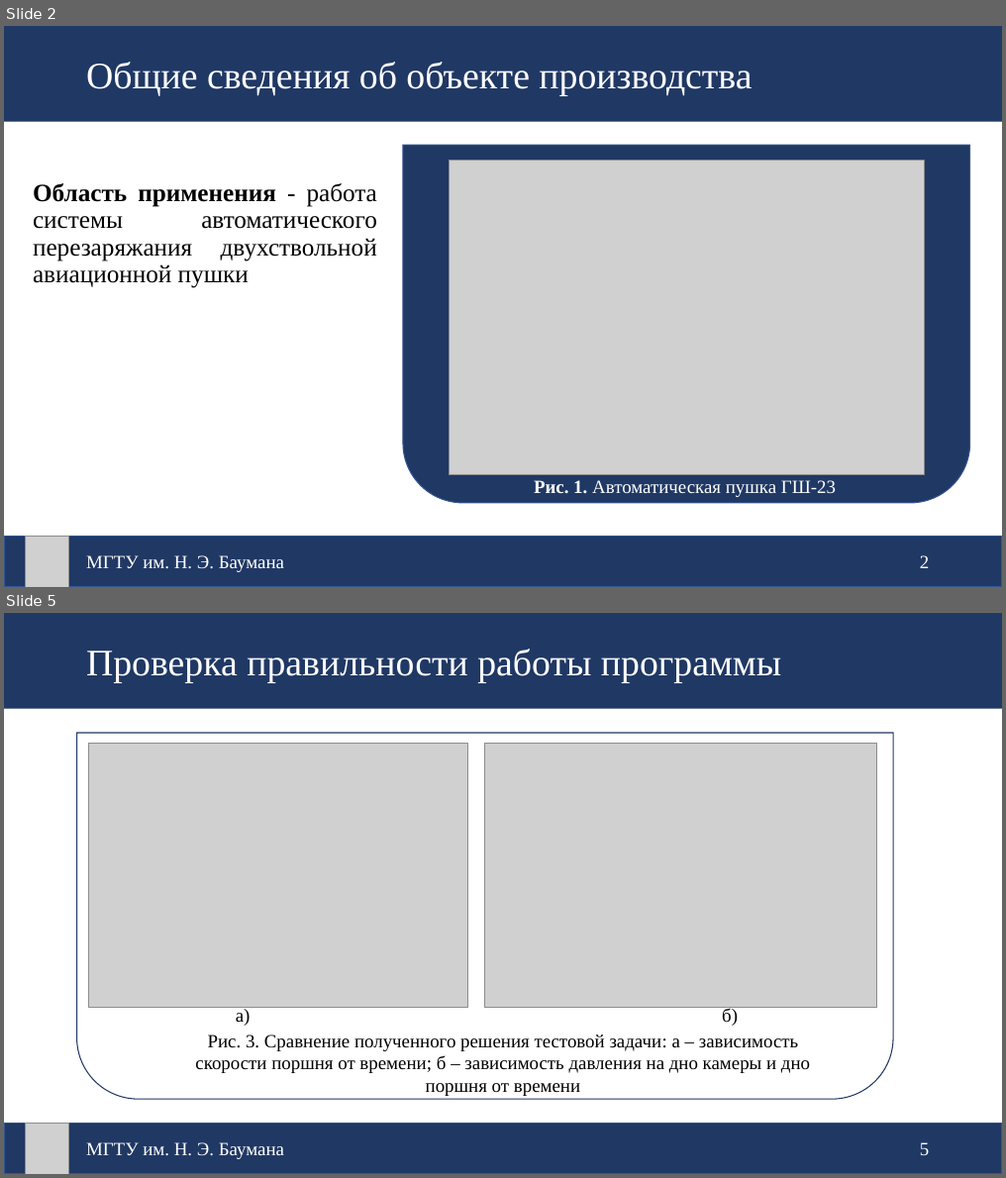
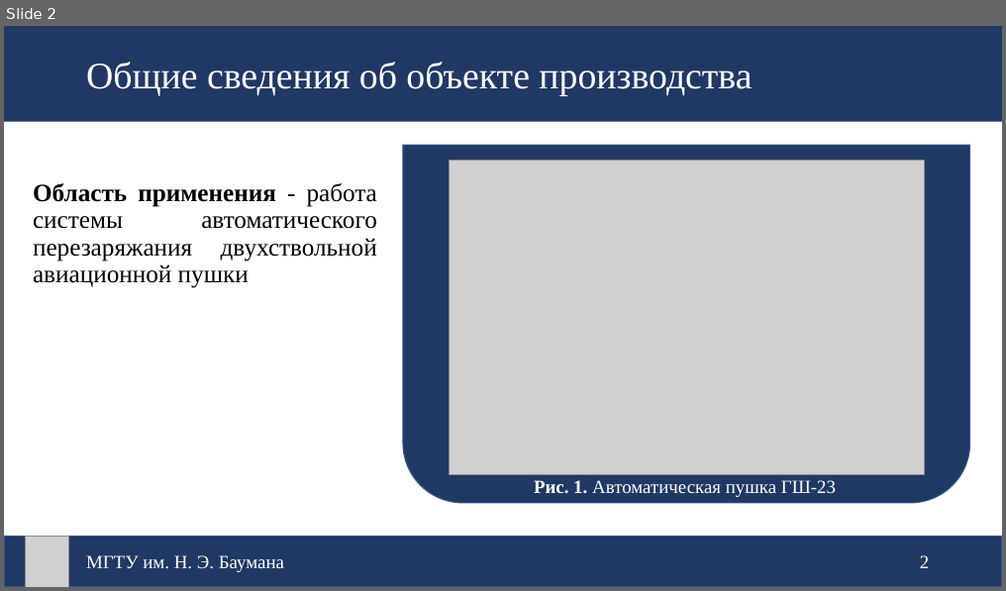
Before and after one commit to FlameDanita/CW_ProdTech, a slide deck: Защита_Широкопетлев.pptx. Shown one above the other, each under a label of ours: slides 2 and 5 before the commit, slide 2 after it; the slides between them are not shown. The pictures are 1006x1178 and 1006x591 pixels, drawn with LibreOffice and Linux fonts; fonts in the diff are those of the drawing; grey boxes stand for pictures. Boxes give left, top, right and bottom in pixels: in the first picture for what was removed or moved away, otherwise in the second. Text is boxed around its words. In the diff, an @@ line names an element or a change of style, - is before the commit and + after.

```diff
--- a/Защита_Широкопетлев.pptx
+++ b/Защита_Широкопетлев.pptx
@@ slide 5 removed at (x1=4, y1=613, x2=1002, y2=1174), background #FFFFFF @@
@@ rectangle removed at (x1=4, y1=613, x2=1002, y2=709) @@
-Проверка правильности работы программы
@@ round same rect removed at (x1=76, y1=733, x2=893, y2=1100) @@
@@ picture removed at (x1=88, y1=744, x2=467, y2=1008) @@
@@ picture removed at (x1=485, y1=744, x2=877, y2=1008) @@
@@ text removed at (x1=236, y1=1007, x2=738, y2=1026) @@
-а) б)
@@ text removed at (x1=195, y1=1035, x2=810, y2=1096) @@
-Рис. 3. Сравнение полученного решения тестовой задачи: а – зависимость скорости поршня от времени; б – зависимость давления на дно камеры и дно поршня от времени
@@ rectangle removed at (x1=4, y1=1124, x2=1002, y2=1174) @@
-МГТУ им. Н. Э. Баумана
@@ picture removed at (x1=25, y1=1124, x2=68, y2=1174) @@
@@ text removed at (x1=920, y1=1143, x2=929, y2=1156) @@
-5
```
Also in this commit, not shown: 2 slides changed, 1 slide added, 14 other files.
